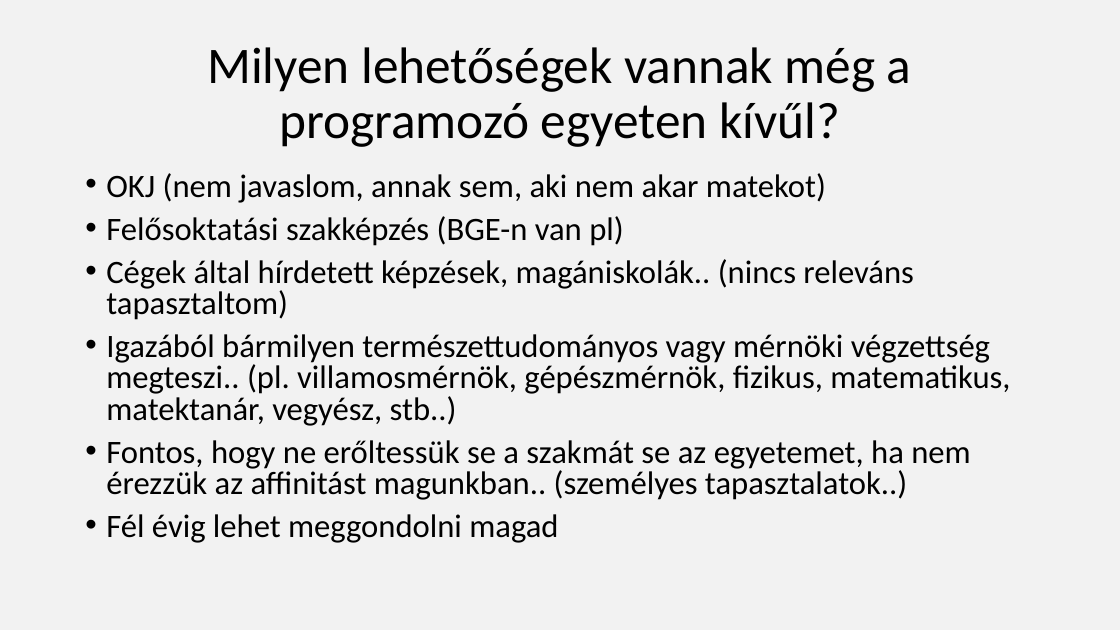
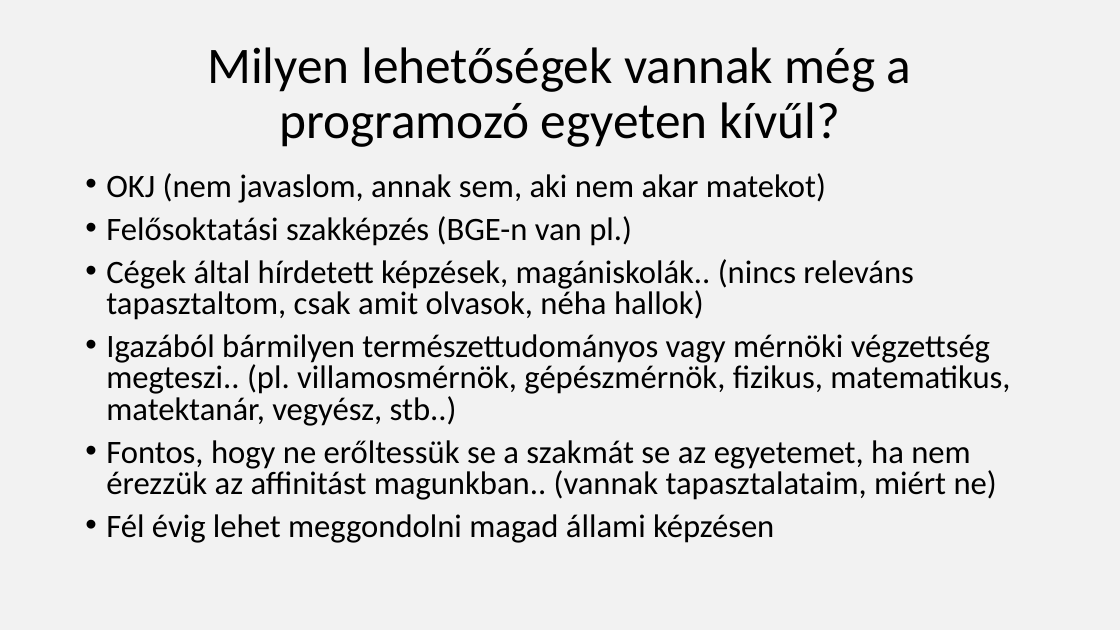
Before and after one commit to nagyandras95/Egyetem, a slide deck: slide 5 of efop/03/Programozók világa.pptx. Drawn at 1120x630 pixels with LibreOffice and Linux fonts; fonts in the diff are those of the drawing. Boxes give left, top, right and bottom in pixels: in the first picture for what was removed or moved away, otherwise in the second. Text is boxed around its words. In the diff, an @@ line names an element or a change of style, - is before the commit and + after.

```diff
--- a/efop/03/Programozók világa.pptx
+++ b/efop/03/Programozók világa.pptx
@@ text at (x1=106, y1=216, x2=914, y2=320): text changed @@
-• Felősoktatási szakképzés (BGE-n van pl)
-• Cégek által hírdetett képzések, magániskolák.. (nincs releváns tapasztaltom)
+• Felősoktatási szakképzés (BGE-n van pl.)
+• Cégek által hírdetett képzések, magániskolák.. (nincs releváns tapasztaltom, csak amit olvasok, néha hallok)
@@ text at (x1=106, y1=440, x2=997, y2=543): text changed @@
-• Fontos, hogy ne erőltessük se a szakmát se az egyetemet, ha nem érezzük az affinitást magunkban.. (személyes tapasztalatok..)
-• Fél évig lehet meggondolni magad
+• Fontos, hogy ne erőltessük se a szakmát se az egyetemet, ha nem érezzük az affinitást magunkban.. (vannak tapasztalataim, miért ne)
+• Fél évig lehet meggondolni magad állami képzésen
```
Also in this commit, not shown: 5 other slides changed, 1 slide added.
